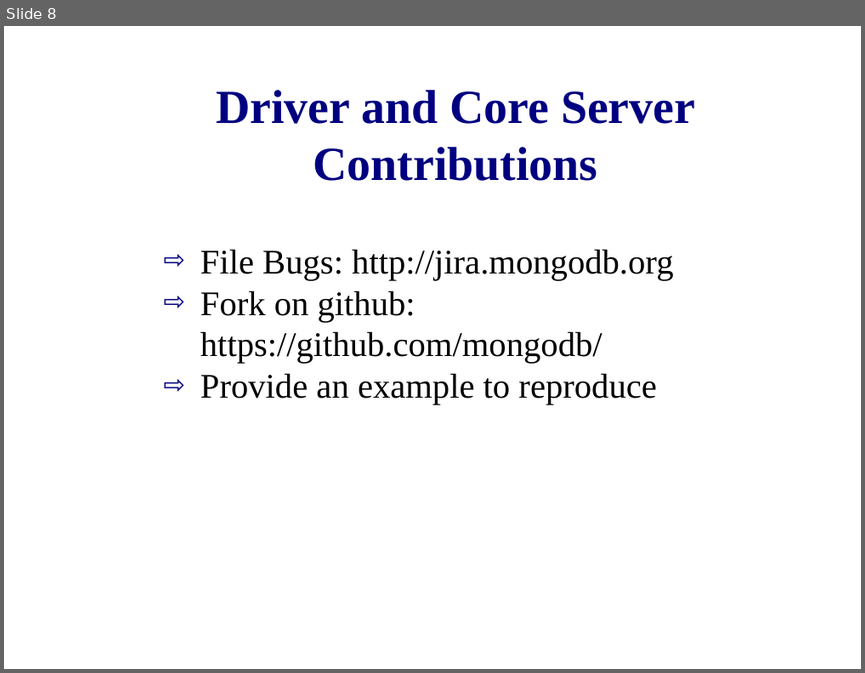
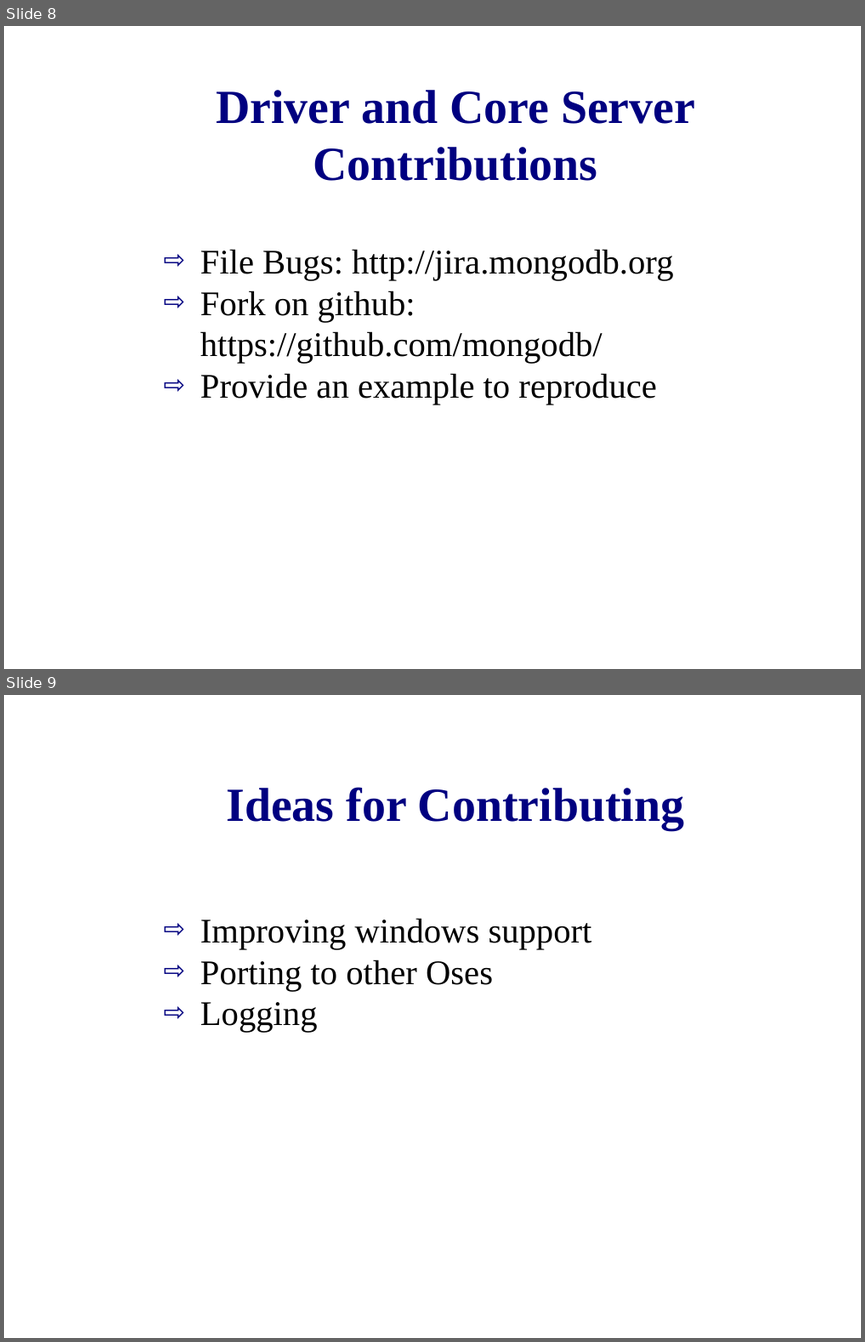
Before and after one commit to zippy1981/TalkMaterials, a slide deck: MongoDC/Tips for Getting Involved as a Contributor.odp. Shown one above the other, each under a label of ours: slide 8 before the commit, slides 8 and 9 after it. The pictures are 865x673 and 865x1342 pixels, drawn with LibreOffice and Linux fonts; fonts in the diff are those of the drawing; background and template pictures are left out. Boxes give left, top, right and bottom in pixels: in the first picture for what was removed or moved away, otherwise in the second. Text is boxed around its words. In the diff, an @@ line names an element or a change of style, - is before the commit and + after.

```diff
--- a/MongoDC/Tips for Getting Involved as a Contributor.odp
+++ b/MongoDC/Tips for Getting Involved as a Contributor.odp
@@ slide 9 added at <box>4,695,861,1338</box>, background #FFFFFF @@
@@ title added at <box>226,787,684,829</box>, 44 pt, text #000080, bold @@
+Ideas for Contributing
@@ text added at <box>200,918,592,1032</box>, 32 pt, text #000000 @@
+⇨ Improving windows support
+⇨ Porting to other Oses
+⇨ Logging
```
Also in this commit, not shown: 3 slides changed, 3 other slides added, 1 slide removed.
